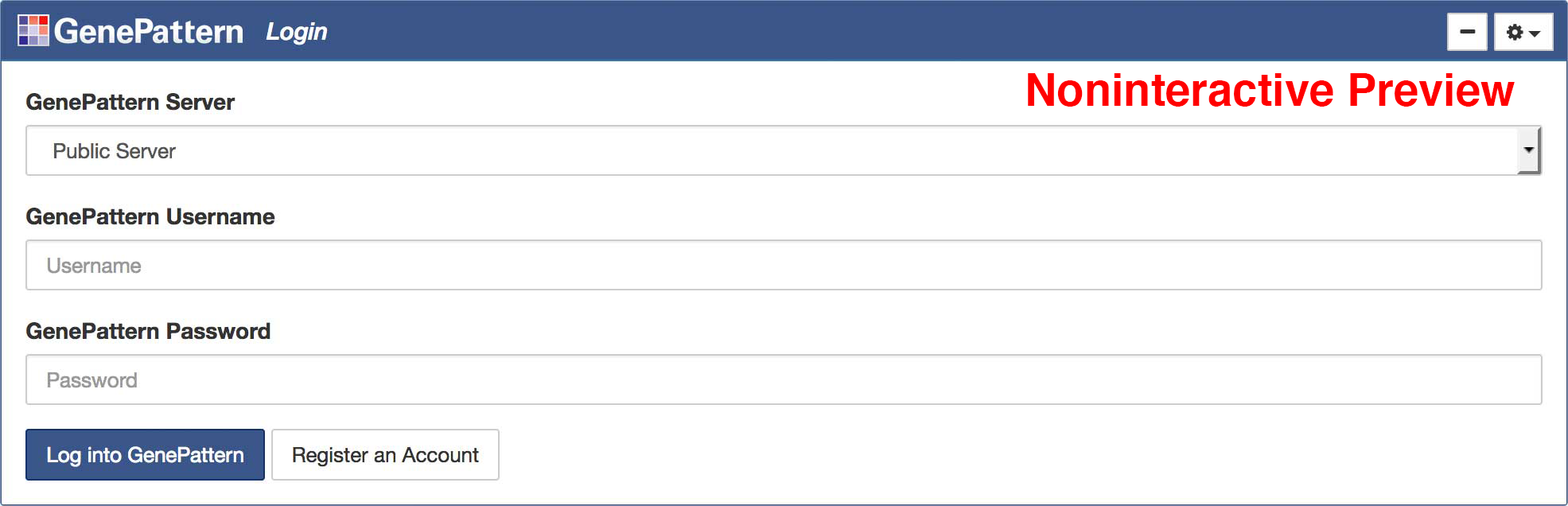
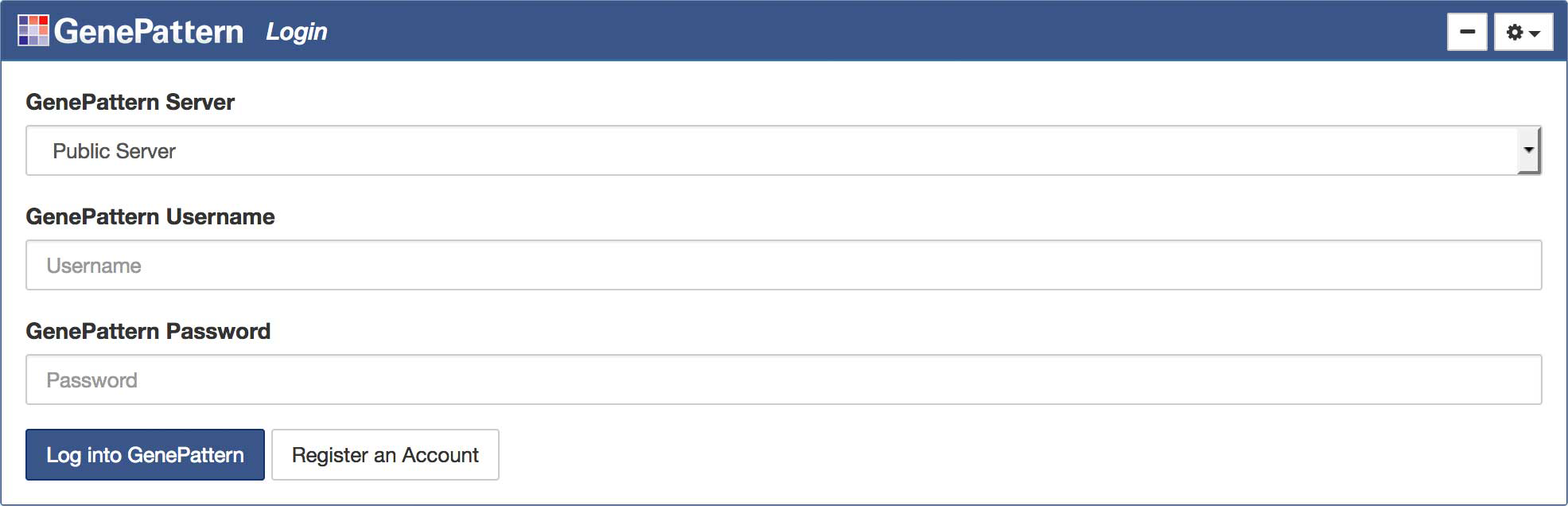
Before/after of a 1568×506 layered artwork. What changed in the layer stack:
hid "Noninteractive Preview" over [1027, 73, 1515, 107]
